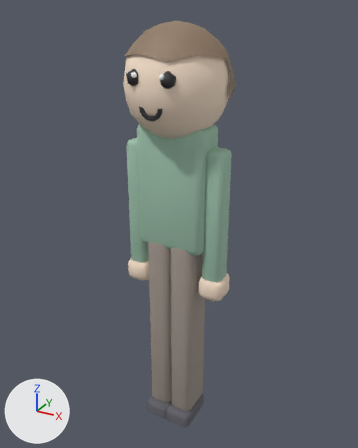
A saved change to the glTF model public/assets/models/npc.glb.
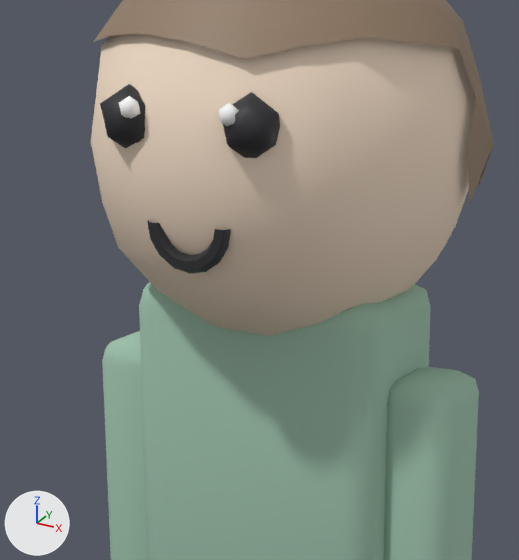
Each version is shown whole from a 50 mm camera at (0.89, -1.605, 1.774) aimed at (-0.011, 0.032, 0.956), then close up on the part from 27% to 68% of the width and 10% to 45% of the height. Every picture has the same lights, and +X, +Y and +Z are marked at lower left. The last two pictures show the newer version. Vertices at exactly the same position are counted once.

Names of what the first close-up shows: 'Npc'.
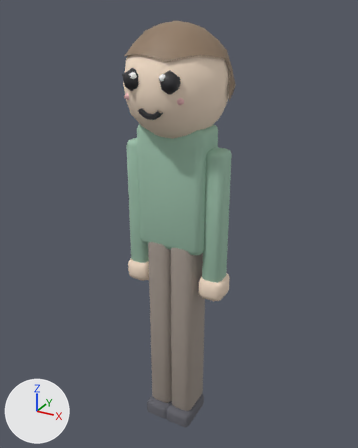
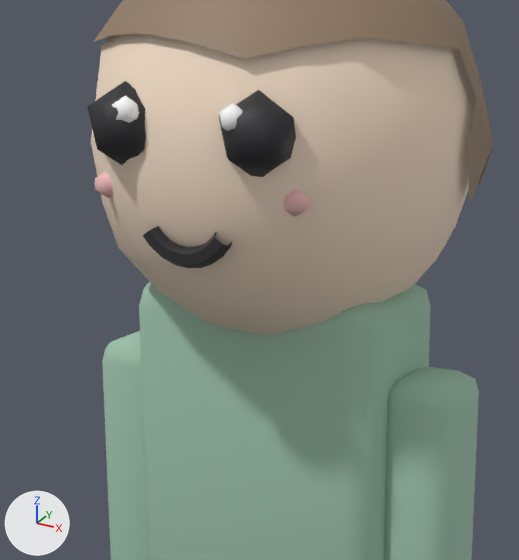
Pixel boxes [x1, y1, x2, y2] of what changed, in the close-ups (519 x 560 px; the box of a moved part takes in the faces that stretch with it):
```json
{"object": "Npc", "change": "reshaped", "before": [91, 0, 493, 560], "after": [87, 0, 493, 560]}
{"part": 1, "of": "me_cube", "change": "added", "after": [283, 189, 309, 217]}
{"part": 2, "of": "me_cube", "change": "added", "after": [95, 172, 113, 198]}
{"part": 3, "of": "me_cube", "change": "moved or reshaped", "before": [100, 84, 280, 274], "after": [87, 81, 296, 268]}
```

Edits to the scene script, one JSON object a line:
```json
{"op": "add", "block": "mat_blush", "code": ["mat_blush = principled_material('Blush')", "mat_blush.base_color = (0.95, 0.55, 0.55)  # pink #f9c4c4", "mat_blush.roughness = 0.6"]}
{"block": "me_cube", "where": "# used by ob_npc; location = (0.0, 0.0, 0.0)"}
{"op": "remove", "block": "me_cube", "code": "me_cube.from_pydata(...)  # 812 vertices, 1520 faces; spans x -0.22..0.22, y -0.21..0.21, z 0.03..1.73"}
{"op": "add", "block": "me_cube", "code": "me_cube.from_pydata(...)  # 836 vertices, 1560 faces; spans x -0.22..0.22, y -0.21..0.21, z 0.03..1.73"}
{"block": "me_cube", "change": "me_cube part 1: a new loose piece, an icosphere of 20 faces spanning x 0.087..0.117, y -0.171..-0.161, z 1.477..1.503, in mat_blush (pink #f9c4c4)"}
{"block": "me_cube", "change": "me_cube part 2: a new loose piece, an icosphere of 20 faces spanning x -0.117..-0.087, y -0.171..-0.161, z 1.477..1.503, in mat_blush (pink #f9c4c4)"}
{"block": "me_cube", "change": "me_cube part 3"}
{"block": "me_cube", "change": "27 vertices are removed from x -0.05..0.06, y -0.2..-0.18, z 1.42..1.57"}
{"block": "me_cube", "change": "108 faces are deleted"}
{"block": "me_cube", "change": "4 vertices in x -0.06, y -0.2..-0.18, z 1.56..1.59 move by (-0.01, 0.0, 0.0)"}
{"block": "me_cube", "change": "3 vertices in x 0.06, y -0.2..-0.18, z 1.56..1.59 move by (0.01, 0.0, 0.0)"}
{"block": "me_cube", "change": "30 vertices move from x -0.09..0.09, y -0.2..-0.15, z 1.43..1.57 to x -0.11..0.11, y -0.21..-0.14, z 1.43..1.57"}
{"block": "me_cube", "change": "27 vertices are added at x -0.05..0.08, y -0.21..-0.18, z 1.43..1.57"}
{"block": "me_cube", "change": "103 new faces join them, mat_eye (black #2b2b2f)"}
{"block": "me_cube", "change": "5 new faces join them, mat_eyeshine (white #ffffff)"}
{"op": "add", "block": "me_cube", "code": "me_cube.materials.append(mat_blush)  # pink #f9c4c4"}
```
